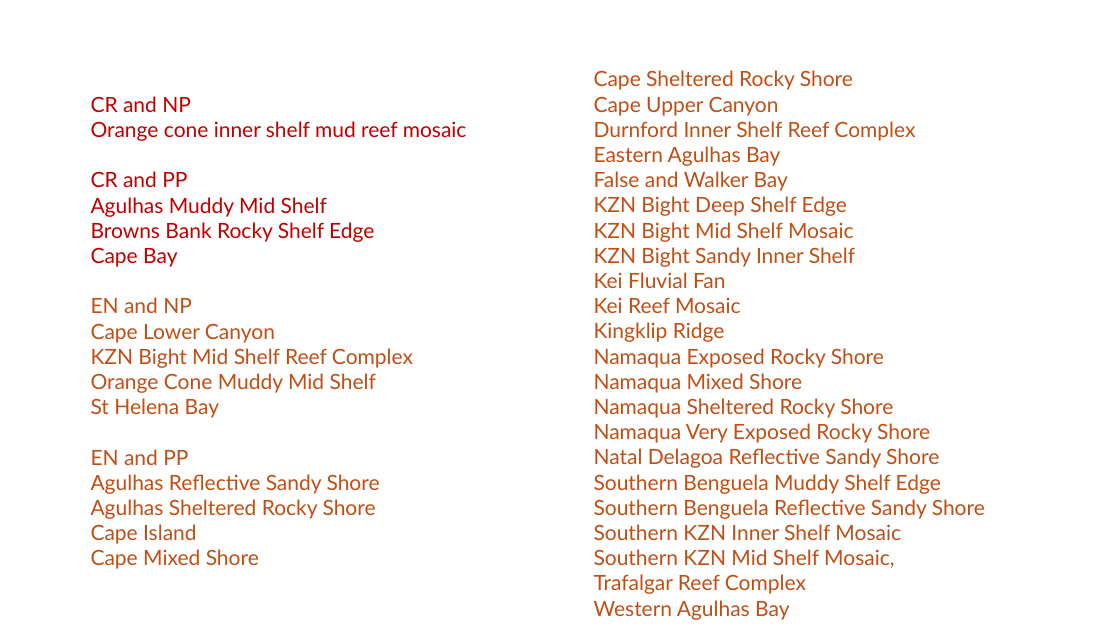
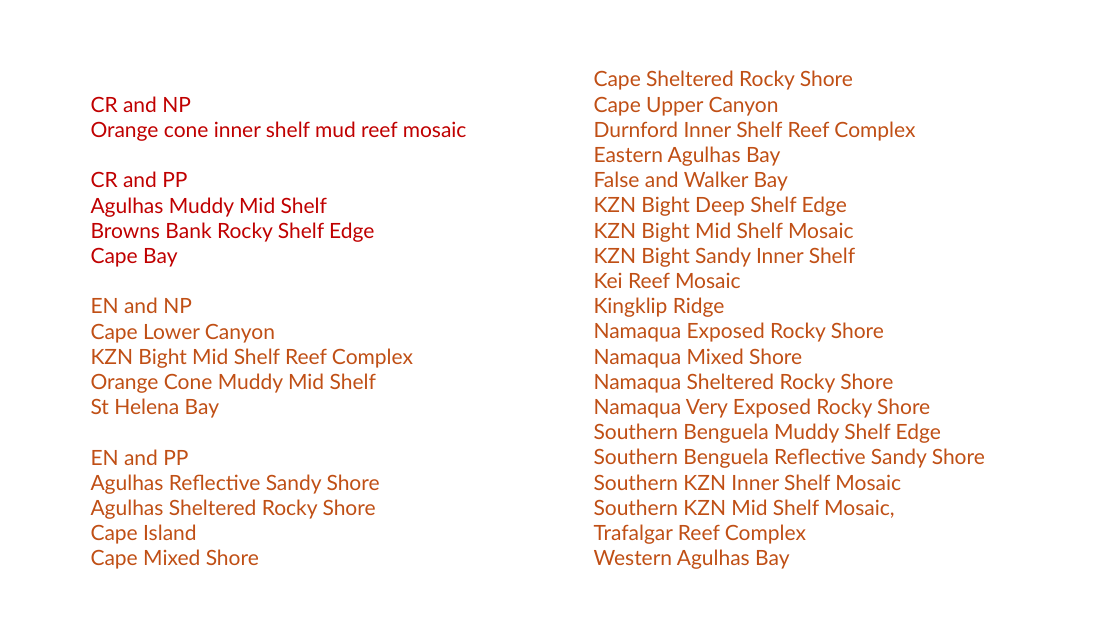
Before and after one commit to TashBes/EPL_marine, a slide deck: slide 2 of pro_thr.pptx. Drawn at 1120x630 pixels with LibreOffice and Linux fonts; fonts in the diff are those of the drawing. Boxes give left, top, right and bottom in pixels: in the first picture for what was removed or moved away, otherwise in the second. Text is boxed around its words. In the diff, an @@ line names an element or a change of style, - is before the commit and + after.

```diff
--- a/pro_thr.pptx
+++ b/pro_thr.pptx
@@ text at (594,272,726,288): paragraph removed @@
-Kei Fluvial Fan
@@ text at (594,448,939,468): paragraph removed @@
-Natal Delagoa Reflective Sandy Shore
```
Also in this commit, not shown: 10 other files.
